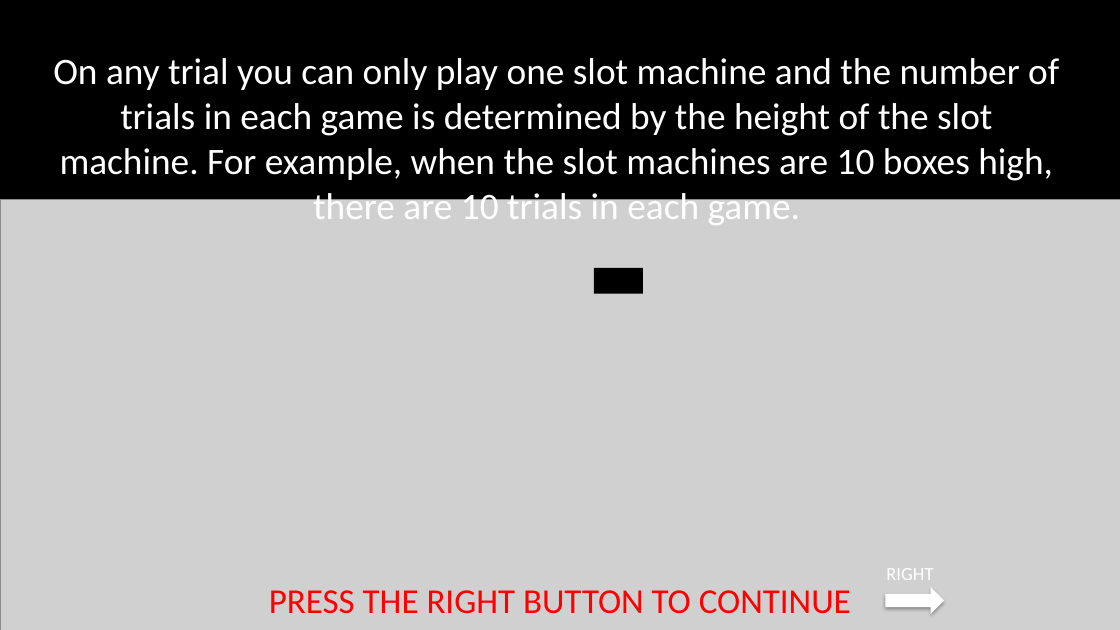
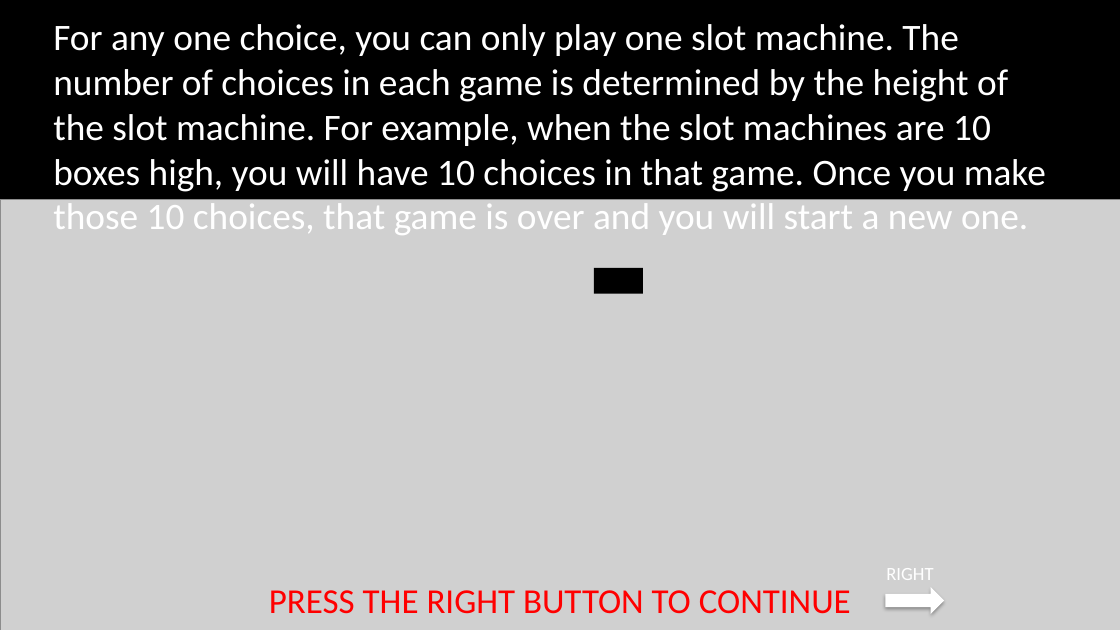
Before and after one commit to laureate-institute-for-brain-research/StimToolOnline, a slide deck: slide 15 of public/js/tasks/horizon/media/horizonInstructions_RSS.pptx. Drawn at 1120x630 pixels with LibreOffice and Linux fonts; fonts in the diff are those of the drawing; grey boxes stand for pictures. Boxes give left, top, right and bottom in pixels: in the first picture for what was removed or moved away, otherwise in the second. Text is boxed around its words. In the diff, an @@ line names an element or a change of style, - is before the commit and + after.

```diff
--- a/public/js/tasks/horizon/media/horizonInstructions_RSS.pptx
+++ b/public/js/tasks/horizon/media/horizonInstructions_RSS.pptx
@@ text at (x1=53, y1=24, x2=1046, y2=235): text changed @@
-On any trial you can only play one slot machine and the number of trials in each game is determined by the height of the slot machine. For example, when the slot machines are 10 boxes high, there are 10 trials in each game.
+For any one choice, you can only play one slot machine. The number of choices in each game is determined by the height of the slot machine. For example, when the slot machines are 10 boxes high, you will have 10 choices in that game. Once you make those 10 choices, that game is over and you will start a new one.
```
Also in this commit, not shown: 10 other slides changed, 13 other files.
